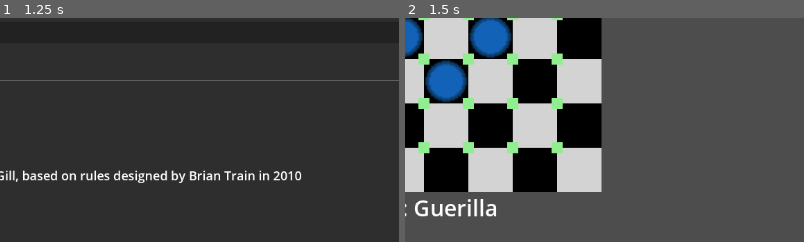
Above: before the commit, frames 1-2 (left to right).
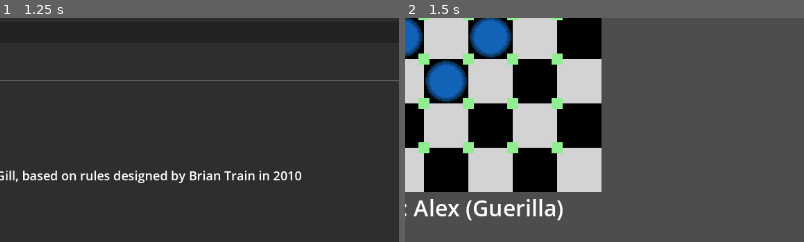
Above: after the commit, the same moments.

Repository: TikhonMcGill/guerilla-checkers
Game: Godot game, scene res://assets/scenes/main_menu/main_menu.tscn
Two runs of this game, one before a commit and one after it. Both use one fixed random seed, a clock stepped at 60 frames per second and the inputs below.
Inputs (mouse positions are % of the whole screen's width and height, from its top left):
- Up to frame 1 (1.25 s): click (50, 29) at 0.52 s; type "Alex" at 0.6 s; click (50, 47) at 0.75 s; type "Alex" at 0.83 s
- Up to frame 2 (1.5 s): click "Play" at 1.25 s
The pictures show only the part of the screen within x 25-75%, y 50-100%; the shares and areas given below are measured in that part.

Frame 1 is identical in both runs. In frame 2, 1.5% of the frame differs, in the area x 2-40%, y 80-91%.

Commit message:
Make the players' names be shown when it's their turn

Diff:
--- a/assets/scenes/game_board/game_board.gd
+++ b/assets/scenes/game_board/game_board.gd
@@ -138,9 +138,9 @@
 ##Method to write in the label which player's turn it is
 func show_current_player(player : GameState.PLAYER):
 	if player == GameState.PLAYER.COIN:
-		current_player_label.text = "Current Player: Counterinsurgent (COIN)"
+		current_player_label.text = "Current Player: %s (COIN)" % GameManager.coin_player_name
 	elif player == GameState.PLAYER.GUERILLA:
-		current_player_label.text = "Current Player: Guerilla"
+		current_player_label.text = "Current Player: %s (Guerilla)" % GameManager.guerilla_player_name
 	else:
 		current_player_label.text = "Game Over"
 
--- a/assets/scenes/game_scene/game_scene.gd
+++ b/assets/scenes/game_scene/game_scene.gd
@@ -105,11 +105,11 @@
 	var discussion_string = ""
 
 	if winner == GameState.PLAYER.GUERILLA:
-		discussion_string = "%s (Guerilla) was victorious, succeeding in their struggle against %s!" % [GameManager.guerilla_player_name,GameManager.coin_player_name]
+		discussion_string = "%s was victorious, succeeding in their struggle against %s!" % [GameManager.guerilla_player_name,GameManager.coin_player_name]
 	elif winner == GameState.PLAYER.COIN:
-		discussion_string = "%s (COIN) was victorious, quashing %s!" % [GameManager.coin_player_name,GameManager.guerilla_player_name]
+		discussion_string = "%s was victorious, quashing %s!" % [GameManager.coin_player_name,GameManager.guerilla_player_name]
 	elif winner == GameState.PLAYER.NOBODY:
-		discussion_string = "Neither the %s(Guerilla) nor %s(COIN) was victorious - this Game ended in a Draw." % [GameManager.guerilla_player_name,GameManager.coin_player_name]
+		discussion_string = "Neither the %s nor %s was victorious - this Struggle ended in a Stalemate." % [GameManager.guerilla_player_name,GameManager.coin_player_name]
 
 	game_over_container.position = Vector2i((game_board.tile_size * 8) + game_board.tile_size,game_board.position.y)
 	game_over_container.size.y = game_board.tile_size * 8
